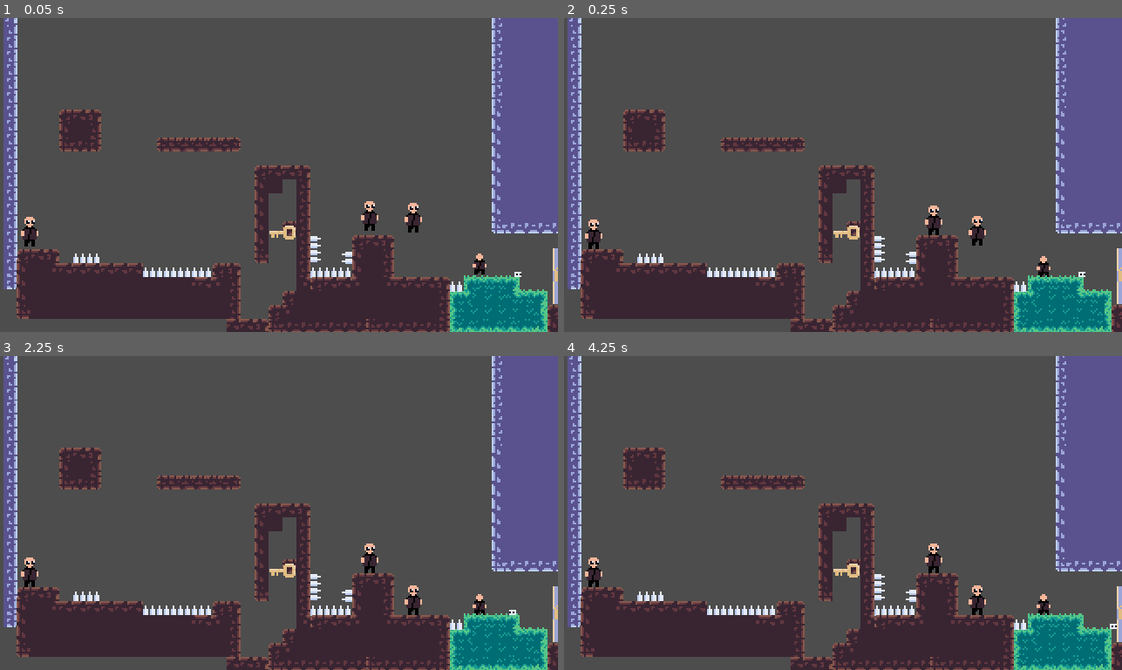
Above: before the commit, frames 1-4 (two rows, left to right).
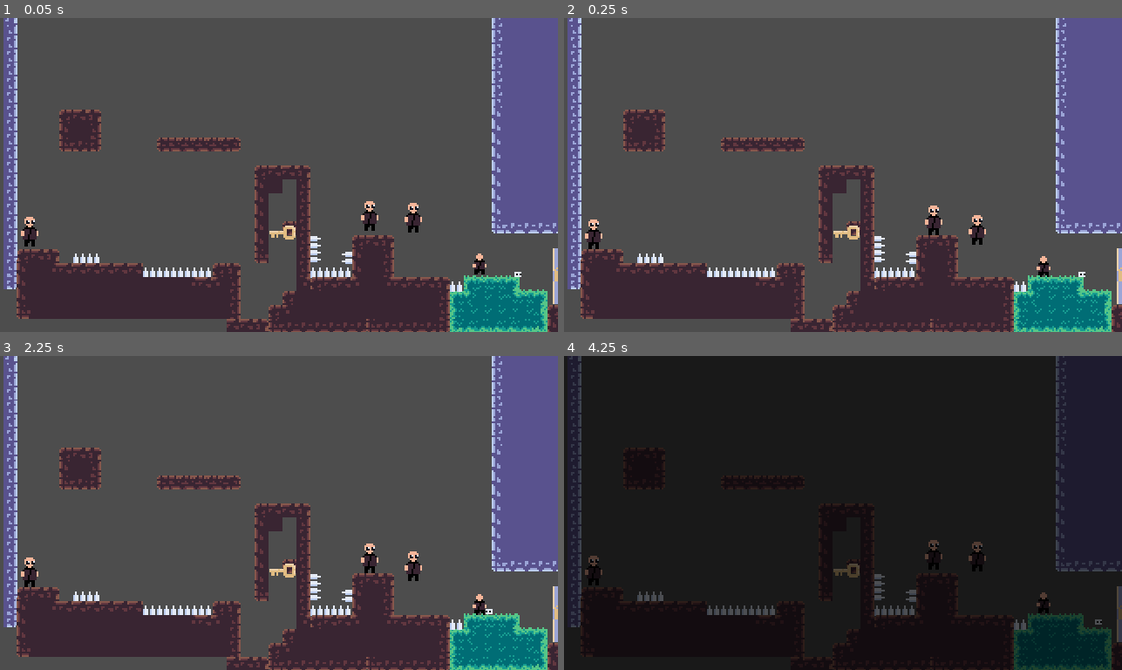
Above: after the commit, the same moments.

Repository: MikealMaksimus/DayDream
Game: Godot game, scene res://test_scene.tscn
The game is run twice, just before and just after one commit, with the same random seed, the same clock (stepped at 60 frames per second) and the same inputs. The project has no main scene, so this scene is started directly.
Inputs:
- Up to frame 1 (0.05 s): no input
- Up to frame 2 (0.25 s): no input
- Up to frame 3 (2.25 s): hold Space (jump) 0.53-1.28 s; hold D (right) 0.53-2.03 s; tap Enter at 1.25 s; tap K (Posess) at 1.35 s; tap Space (jump) at 1.52, 1.55, 1.82 s; tap R (reset, bound only after the commit) at 2 s; hold A (left) from 2.03 s (still down); hold Space (jump) from 2.03 s (still down)
- Up to frame 4 (4.25 s): release A (left) at 2.78 s; release Space (jump) at 2.78 s; hold D (right) from 2.78 s (still down); tap K (Posess) at 2.85 s; tap Space (jump) at 3.02, 3.05, 3.32 s; hold Space (jump) from 3.53 s (still down); tap R (reset, bound only after the commit) at 4.15 s

Frame 1 is identical in both runs. In frame 2, less than 0.1% of the frame differs, in the area x 72-76%, y 62-73%; in frame 3, 0.4%; in frame 4, 100%, in the area x 0-100%, y 0-100%.

Commit message:
BigFixings

Diff:
--- a/BigDude.tscn
+++ b/BigDude.tscn
@@ -43,6 +43,11 @@
 
 [node name="DigFixer" parent="." instance=ExtResource("4_hxc3o")]
 
+[node name="Aliver" type="Timer" parent="."]
+wait_time = 0.25
+one_shot = true
+
 [connection signal="body_entered" from="Area2D" to="." method="_on_area_2d_body_entered"]
 [connection signal="body_exited" from="Area2D" to="." method="_on_area_2d_body_exited"]
 [connection signal="body_entered" from="HitBox" to="." method="_on_hit_box_body_entered"]
+[connection signal="timeout" from="Aliver" to="." method="_on_aliver_timeout"]
--- a/big_dude.gd
+++ b/big_dude.gd
@@ -74,6 +74,7 @@
 	global_position = resetPos
 	show()
 	dead = false
+	$Aliver.start()
 
 func _on_player_reset() -> void:
 	if not disableOnReset:
@@ -96,3 +97,7 @@
 		disableOnReset = true
 	else:
 		disableOnReset = false
+
+
+func _on_aliver_timeout() -> void:
+	dead = false
--- a/dig_fixer.gd
+++ b/dig_fixer.gd
@@ -2,4 +2,5 @@
 
 
 func _on_body_entered(body: Node2D) -> void:
-	get_parent().global_position.y -= 2
+	if body.is_in_group("Tile"):
+		get_parent().global_position.y -= 2
--- a/dirt_map.tscn
+++ b/dirt_map.tscn
@@ -74,6 +74,6 @@
 physics_layer_0/collision_mask = 5
 sources/0 = SubResource("TileSetAtlasSource_ojhlu")
 
-[node name="DirtMap" type="TileMap"]
+[node name="DirtMap" type="TileMap" groups=["Tile"]]
 tile_set = SubResource("TileSet_he4b3")
 format = 2
--- a/door.tscn
+++ b/door.tscn
@@ -37,21 +37,6 @@
 "values": [Vector2(0, 0), Vector2(0, -32)]
 }
 
-[sub_resource type="Animation" id="Animation_u5xbl"]
-resource_name = "Reset"
-tracks/0/type = "value"
-tracks/0/imported = false
-tracks/0/enabled = true
-tracks/0/path = NodePath("Node2D/Sprite2D:frame")
-tracks/0/interp = 1
-tracks/0/loop_wrap = true
-tracks/0/keys = {
-"times": PackedFloat32Array(0),
-"transitions": PackedFloat32Array(1),
-"update": 1,
-"values": [0]
-}
-
 [sub_resource type="Animation" id="Animation_0yx0c"]
 length = 0.001
 tracks/0/type = "value"
@@ -77,6 +62,21 @@
 "transitions": PackedFloat32Array(1),
 "update": 0,
 "values": [Vector2(0, 0)]
+}
+
+[sub_resource type="Animation" id="Animation_u5xbl"]
+resource_name = "Reset"
+tracks/0/type = "value"
+tracks/0/imported = false
+tracks/0/enabled = true
+tracks/0/path = NodePath("Node2D/Sprite2D:frame")
+tracks/0/interp = 1
+tracks/0/loop_wrap = true
+tracks/0/keys = {
+"times": PackedFloat32Array(0),
+"transitions": PackedFloat32Array(1),
+"update": 1,
+"values": [0]
 }
 
 [sub_resource type="AnimationLibrary" id="AnimationLibrary_j6ml3"]
--- a/grass_map.tscn
+++ b/grass_map.tscn
@@ -61,6 +61,6 @@
 physics_layer_0/collision_mask = 5
 sources/0 = SubResource("TileSetAtlasSource_5gjxq")
 
-[node name="GrassMap" type="TileMap"]
+[node name="GrassMap" type="TileMap" groups=["Tile"]]
 tile_set = SubResource("TileSet_5djf8")
 format = 2
--- a/hell_map.tscn
+++ b/hell_map.tscn
@@ -71,6 +71,6 @@
 physics_layer_0/collision_mask = 5
 sources/0 = SubResource("TileSetAtlasSource_jft6n")
 
-[node name="HellMap" type="TileMap"]
+[node name="HellMap" type="TileMap" groups=["Tile"]]
 tile_set = SubResource("TileSet_wwnxn")
 format = 2
--- a/player.gd
+++ b/player.gd
@@ -25,6 +25,9 @@
 var platform_velocity: Vector2 = Vector2.ZERO
 
 func _physics_process(delta: float) -> void:
+
+	if Input.is_action_just_pressed("reset"):
+		restart()
 
 	if Info.posessed == preload("res://BigDude.tscn"):
 		$Center/Sprite2D.texture = load("res://Sprites2/PlayerBig.png")
@@ -123,6 +126,9 @@
 
 func _on_area_2d_body_entered(body: Node2D) -> void:
 	if body.is_in_group("Deadly"):
+		restart()
+
+func restart():
 		$ColorRect/AnimationPlayer.play("Fade")
 		global_position = Info.chekPoint
 		emit_signal("reset")
@@ -130,6 +136,5 @@
 		Info.posessed = Info.posessedSave
 		Info.posessing = Info.posessingSave
 
-
 func _on_cooldown_timeout() -> void:
 	cool = false
--- a/project.godot
+++ b/project.godot
@@ -29,6 +29,7 @@
 Player=""
 Deadly=""
 moving_platform=""
+Tile=""
 
 [input]
 
@@ -57,6 +58,15 @@
 "events": [Object(InputEventKey,"resource_local_to_scene":false,"resource_name":"","device":-1,"window_id":0,"alt_press …(192 unchanged characters)…
 ]
 }
+reset={
+"deadzone": 0.5,
+"events": [Object(InputEventKey,"resource_local_to_scene":false,"resource_name":"","device":-1,"window_id":0,"alt_pressed":false,"shift_pressed":false,"ctrl_pressed":false,"meta_pressed":false,"pressed":false,"keycode":0,"physical_keycode":82,"key_label":0,"unicode":114,"location":0,"echo":false,"script":null)
+]
+}
+
+[physics]
+
+common/physics_ticks_per_second=180
 
 [rendering]
 
--- a/stone_map.tscn
+++ b/stone_map.tscn
@@ -71,6 +71,6 @@
 physics_layer_0/collision_mask = 5
 sources/0 = SubResource("TileSetAtlasSource_pmle7")
 
-[node name="StoneMap" type="TileMap"]
+[node name="StoneMap" type="TileMap" groups=["Tile"]]
 tile_set = SubResource("TileSet_a1a2q")
 format = 2
